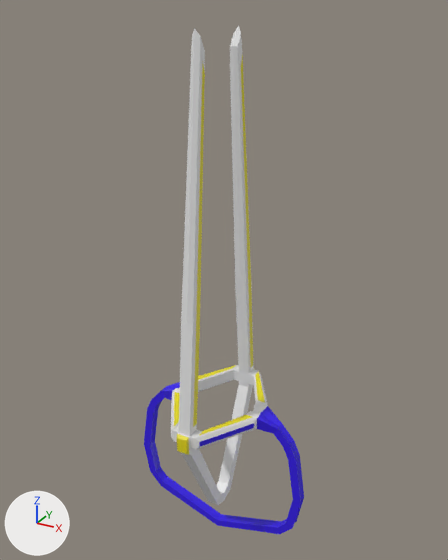
A saved change to the Blender file devsrc/blender_files/jdeivid/ruina/v2/lance_4.blend.
Both versions are drawn from a 50 mm lens placed at (42.8, -76.2, 60.9), pointed at (-0.4, 2.5, 21.6). The axes (+X, +Y, +Z) are drawn at lower left. The lights are the same throughout. The picture after the commit comes second.

Script lines for the objects in view, before the commit:
```python
mat_painted_wood_01 = principled_material('painted_wood_01')
mat_painted_wood_01.base_color = (0.8, 0.8, 0.8)  # white #e7e7e7
me_hand_crest_v1 = bpy.data.meshes.new('hand_crest_v1')
me_hand_crest_v1.from_pydata(...)  # 107 vertices, 93 faces, 1 loose edge; spans x -15.8..0.0, y -11.8..0.0, z -26.4..58.6
# faces by material slot: [24, 54, 15]
me_hand_crest_v1.materials.append(mat_blue)  # blue #3314e7
me_hand_crest_v1.materials.append(mat_painted_wood_01)  # white #e7e7e7
me_hand_crest_v1.materials.append(mat_c_frying_pan_gold)  # yellow #e7da0d
ob_lance_4 = bpy.data.objects.new('lance_4', me_hand_crest_v1)
ob_lance_4.location = (0.0, 0.0, 0.0)
_m = ob_lance_4.modifiers.new('Mirror', 'MIRROR')
_m.use_axis = (True, True, False)
_m.use_clip = True
```
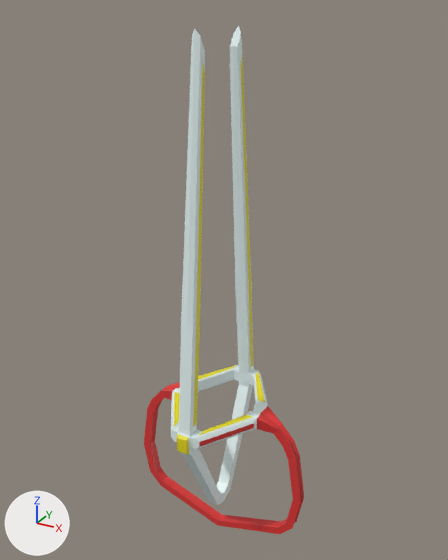
Pixel boxes [x1, y1, x2, y2] of what changed, in the pictures (448 x 560 px):
'lance_4', surface changed, recoloured: [144, 27, 304, 534] in both
part 1 of me_hand_crest_v1, recoloured (blue to red): [144, 382, 304, 534] in both
part 2 of me_hand_crest_v1, surface changed (blue to red): [144, 382, 304, 534] in both

What the commit changed:
Picture 'c_invasion_wrangler_laser.png' (img_c_invasion_wrangler_laser_png) is new.
Picture 'painted_wood_01.png' (img_painted_wood_01_png) is new.
In material 'painted_wood_01' (mat_painted_wood_01), base_color is no longer (0.8, 0.8, 0.8), white #e7e7e7.
In material 'painted_wood_01' (mat_painted_wood_01), texture is now set to img_painted_wood_01_png.
Material 'c_invasion_wrangler_laser' (mat_c_invasion_wrangler_laser) is new.
Its texture is img_c_invasion_wrangler_laser_png (with its transparency).
me_hand_crest_v1 has 107 vertices, 93 faces, 1 loose edge and spans x -15.8..0.0, y -11.8..0.0, z -26.4..58.6.
me_hand_crest_v1 is used by ob_lance_4; location (0.0, 0.0, 0.0).
me_hand_crest_v1 part 1: all 24 faces that had it switch from mat_blue (blue #3314e7) to mat_c_invasion_wrangler_laser (picture img_c_invasion_wrangler_laser_png).
me_hand_crest_v1 part 2: texture (UV) coordinates of 24 of 93 faces, centred in x -15.1..-5.2, y -6.7..-0.4, z -24.2..0.4, changed; they spanned u -2.76..0.81, v -12.58..1.67 and now span u 0.0..0.19, v 0.0..1.0.
